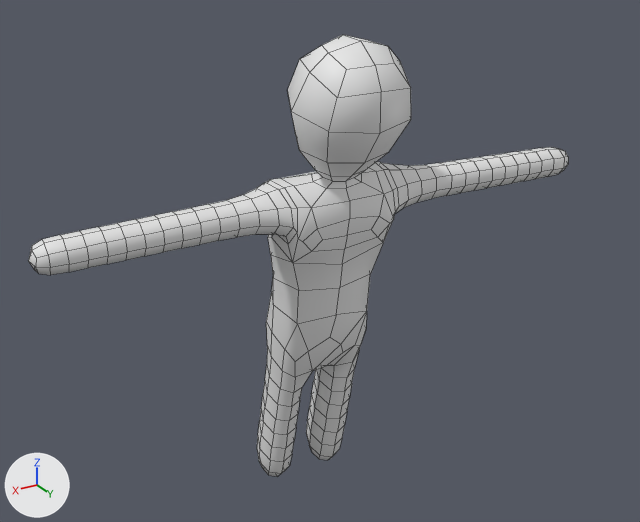
A saved change to the FBX model Assets/Models/FbxFiles/Character/Character.fbx.
The view is the same before and after, from a 50 mm camera at (4.42, 7.52, 6.46) aimed at (-0.07, 0.03, 2.72). Arrows for +X, +Y and +Z are at lower left; the lights stay in place. Mesh edges are drawn as thin lines. Materials are left out; every surface is plain grey.

In view in the first picture: 'Player.001'.
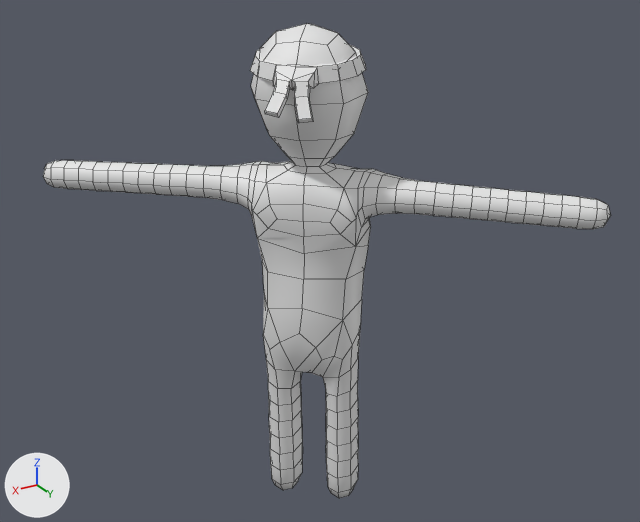
What differs and where, as boxes (x1, y1, x2, y2) in the pictures (640 x 522 px):
'Player.001', reshaped, moved, turned: before (28, 35, 568, 477); after (43, 24, 611, 498)
part 1 of me_plane_009, added: after (250, 45, 366, 123)

Diff of the bpy script that builds the scene:
```diff
--- a/Assets/Models/FbxFiles/Character/Character.fbx.py
+++ b/Assets/Models/FbxFiles/Character/Character.fbx.py
@@ me_plane_009 @@
 # used by ob_player_001; location = (-0.06, -0.5, -0.08); rotation_euler = (1.291, 0.0137, -0.0598), in degrees (74, 0.8, -3.4)
-me_plane_009.from_pydata(...)  # 546 vertices, 544 faces; spans x -2.94..2.94, y -0.12..5.47, z -0.53..0.62
+me_plane_009.from_pydata(...)  # 608 vertices, 592 faces; spans x -2.94..2.94, y -0.12..5.47, z -0.82..0.62
+# me_plane_009 part 1: a new loose piece of 62 vertices spanning x -0.56..0.56, y 4.76..5.2, z -0.82..0.6
@@ ob_player_001 @@
 ob_player_001 = bpy.data.objects.new('Player.001', me_plane_009)
-ob_player_001.location = (-0.06, -0.5, -0.08)
-ob_player_001.rotation_euler = (1.291, 0.0137, -0.0598)  # degrees (74, 0.8, -3.4)
+ob_player_001.location = (-0.08, -0.11, -0.22)
+ob_player_001.rotation_euler = (1.493, -0.00532, -0.752)  # degrees (86, -0.3, -43)
```
